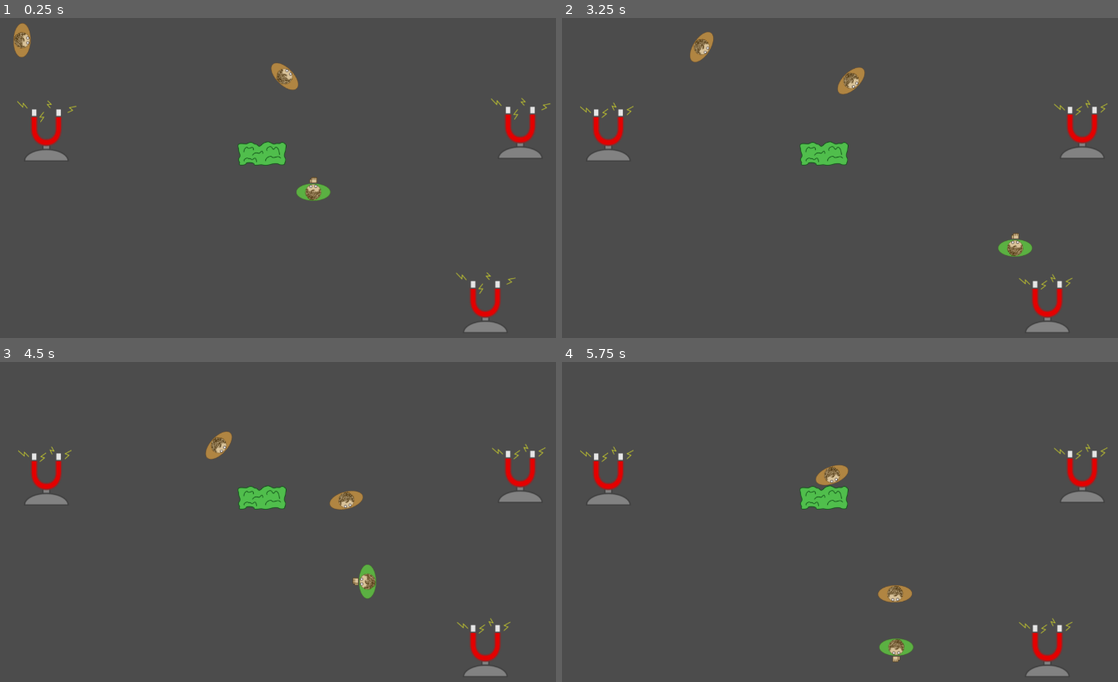
Above: before the commit, frames 1-4 (two rows, left to right).
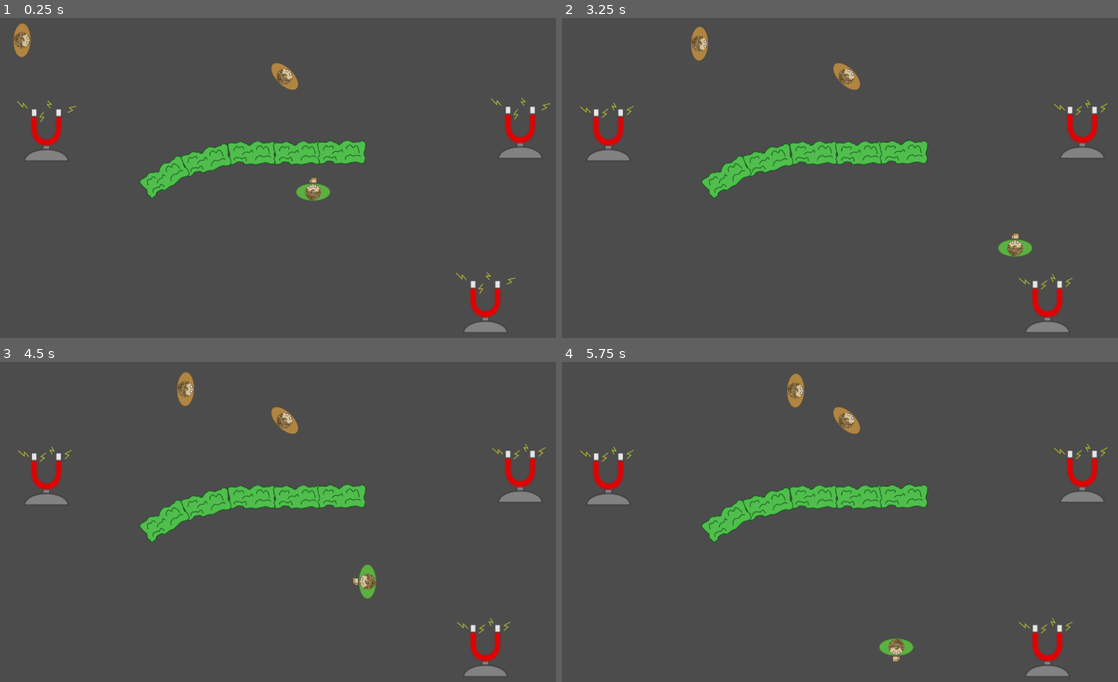
Above: after the commit, the same moments.

Repository: lmbarros/LD40-MetalFear
Game: Godot game, scene res://scenes/mainScene.tscn
Two runs of this game, one before a commit and one after it. Both use one fixed random seed, a clock stepped at 60 frames per second and the inputs below.
Inputs:
- Up to frame 1 (0.25 s): no input
- Up to frame 2 (3.25 s): hold Right (ui_right) 0.53-1.28 s; tap one key every 0.75 s from 0.6 s: Ctrl (attack) E (next_weapon) Page Down (prev_weapon) Ctrl (attack); hold Down (ui_down) 1.28-2.03 s; hold Right (ui_right) 2.03-2.78 s; hold Up (ui_up) from 2.78 s (still down)
- Up to frame 3 (4.5 s): release Up (ui_up) at 3.53 s; hold Left (ui_left) from 3.53 s (still down); tap E (next_weapon) at 3.6 s; tap Page Down (prev_weapon) at 4.35 s
- Up to frame 4 (5.75 s): release Left (ui_left) at 5.03 s; hold Down (ui_down) from 5.03 s (still down); tap Ctrl (attack) at 5.1 s

The runs differ from the first frame. In frame 1, 2.5% of the frame differs, in the area x 25-66%, y 38-57%; in frame 2, 3.1%; in frame 3, 3.3%; in frame 4, 3.5%, in the area x 25-66%, y 3-76%.

Commit message:
Use layers and masks for collision detection
This is smarter and cleaner!

Diff:
--- a/src/scenes/foes/henchman.tscn
+++ b/src/scenes/foes/henchman.tscn
@@ -57,10 +57,13 @@
 [node name="henchman" type="KinematicBody2D"]
 
 input_pickable = true
-collision_layer = 1
-collision_mask = 1
+collision_layer = 2
+collision_mask = 7
 collision/safe_margin = 0.08
 script = ExtResource( 1 )
+__meta__ = {
+"_edit_group_": true
+}
 health = 50.0
 speed = 150.0
 changeAttackModeInterval = 7.0
@@ -92,7 +95,6 @@
 
 [node name="vision" type="Node2D" parent="."]
 
-editor/display_folded = true
 visible = false
 
 [node name="v1" type="RayCast2D" parent="vision"]
@@ -101,7 +103,7 @@
 enabled = false
 exclude_parent = true
 cast_to = Vector2( 0, 1500 )
-collision_mask = 1
+collision_mask = 7
 
 [node name="v2" type="RayCast2D" parent="vision"]
 
@@ -109,7 +111,7 @@
 enabled = false
 exclude_parent = true
 cast_to = Vector2( 0, 1500 )
-collision_mask = 1
+collision_mask = 7
 
 [node name="v3" type="RayCast2D" parent="vision"]
 
@@ -117,7 +119,7 @@
 enabled = false
 exclude_parent = true
 cast_to = Vector2( 0, 1500 )
-collision_mask = 1
+collision_mask = 7
 
 [node name="v4" type="RayCast2D" parent="vision"]
 
@@ -125,7 +127,7 @@
 enabled = false
 exclude_parent = true
 cast_to = Vector2( 0, 1500 )
-collision_mask = 1
+collision_mask = 7
 
 [node name="v5" type="RayCast2D" parent="vision"]
 
@@ -133,7 +135,7 @@
 enabled = false
 exclude_parent = true
 cast_to = Vector2( 0, 1500 )
-collision_mask = 1
+collision_mask = 7
 
 [node name="v6" type="RayCast2D" parent="vision"]
 
@@ -141,7 +143,7 @@
 enabled = false
 exclude_parent = true
 cast_to = Vector2( 0, 1500 )
-collision_mask = 1
+collision_mask = 7
 
 [node name="v7" type="RayCast2D" parent="vision"]
 
@@ -149,39 +151,23 @@
 enabled = false
 exclude_parent = true
 cast_to = Vector2( 0, 1500 )
-collision_mask = 1
+collision_mask = 7
 
 [node name="v8" type="RayCast2D" parent="vision"]
-
-rotation = 2.26893
-enabled = false
-exclude_parent = true
-cast_to = Vector2( 0, 1500 )
-collision_mask = 1
-
-[node name="v9" type="RayCast2D" parent="vision"]
-
-rotation = 4.01426
-enabled = false
-exclude_parent = true
-cast_to = Vector2( 0, 1500 )
-collision_mask = 1
-
-[node name="v10" type="RayCast2D" parent="vision"]
 
 rotation = 3.05433
 enabled = false
 exclude_parent = true
 cast_to = Vector2( 0, 1500 )
-collision_mask = 1
+collision_mask = 7
 
-[node name="v11" type="RayCast2D" parent="vision"]
+[node name="v9" type="RayCast2D" parent="vision"]
 
 rotation = 3.22886
 enabled = false
 exclude_parent = true
 cast_to = Vector2( 0, 1500 )
-collision_mask = 1
+collision_mask = 7
 
 [node name="attackModeTimer" type="Timer" parent="."]
 
@@ -196,3 +182,12 @@
 wait_time = 1.0
 one_shot = true
 autostart = false
+
+[node name="shotRayCast" type="RayCast2D" parent="."]
+
+visible = false
+rotation = 3.14159
+enabled = false
+exclude_parent = true
+cast_to = Vector2( 0, 1500 )
+collision_mask = 5
--- a/src/scenes/mainScene.tscn
+++ b/src/scenes/mainScene.tscn
@@ -14,7 +14,6 @@
 editor/display_folded = true
 position = Vector2( 101.266, 78.0844 )
 rotation = 3.14159
-changeAttackModeInterval = 7.0
 shootInterval = 2.0
 
 [node name="patrol" type="Node" parent="henchman1"]
@@ -49,7 +48,6 @@
 
 position = Vector2( 631.634, 148.938 )
 rotation = 0.785398
-changeAttackModeInterval = 7.0
 shootInterval = 1.0
 
 [node name="magnet" parent="." instance=ExtResource( 3 )]
@@ -69,4 +67,22 @@
 
 [node name="bush" parent="." instance=ExtResource( 4 )]
 
-position = Vector2( 587.329, 299.679 )
+position = Vector2( 567.734, 298.172 )
+
+[node name="bush2" parent="." instance=ExtResource( 4 )]
+
+position = Vector2( 478.801, 311.738 )
+rotation = -0.258492
+
+[node name="bush3" parent="." instance=ExtResource( 4 )]
+
+position = Vector2( 656.667, 298.172 )
+
+[node name="bush4" parent="." instance=ExtResource( 4 )]
+
+position = Vector2( 742.585, 296.664 )
+
+[node name="bush5" parent="." instance=ExtResource( 4 )]
+
+position = Vector2( 397.404, 344.899 )
+rotation = -0.556717
--- a/src/scenes/obstacles/bush.tscn
+++ b/src/scenes/obstacles/bush.tscn
@@ -10,8 +10,8 @@
 [node name="bush" type="StaticBody2D"]
 
 input_pickable = false
-collision_layer = 1
-collision_mask = 1
+collision_layer = 4
+collision_mask = 3
 constant_linear_velocity = Vector2( 0, 0 )
 constant_angular_velocity = 0.0
 friction = 1.0
--- a/src/scenes/player.gd
+++ b/src/scenes/player.gd
@@ -17,14 +17,6 @@
 
 func currWeapon():
 	return arsenal[weaponIndex]
-
-func _ready():
-	# Don't shoot yourself (in the foot or otherwise)
-	# (Why doesn't "ignore parent" work here?)
-	$shotRayCast.add_exception(Player)
-	$meleeRayCast1.add_exception(Player)
-	$meleeRayCast2.add_exception(Player)
-	$meleeRayCast3.add_exception(Player)
 
 func nextWeapon():
 	weaponIndex += 1
--- a/src/scenes/player.tscn
+++ b/src/scenes/player.tscn
@@ -36,12 +36,15 @@
 
 [node name="player" type="KinematicBody2D"]
 
-position = Vector2( 681.811, 369.248 )
+position = Vector2( 681.547, 369.248 )
 input_pickable = true
 collision_layer = 1
 collision_mask = 1
 collision/safe_margin = 0.08
 script = ExtResource( 1 )
+__meta__ = {
+"_edit_group_": true
+}
 
 [node name="sprite" type="AnimatedSprite" parent="."]
 
@@ -67,7 +70,7 @@
 enabled = false
 exclude_parent = true
 cast_to = Vector2( 0, 1300 )
-collision_mask = 1
+collision_mask = 6
 
 [node name="meleeRayCast1" type="RayCast2D" parent="."]
 
@@ -76,7 +79,7 @@
 enabled = false
 exclude_parent = true
 cast_to = Vector2( 0, 25 )
-collision_mask = 1
+collision_mask = 6
 
 [node name="meleeRayCast2" type="RayCast2D" parent="."]
 
@@ -85,7 +88,7 @@
 enabled = false
 exclude_parent = true
 cast_to = Vector2( 0, 25 )
-collision_mask = 1
+collision_mask = 6
 
 [node name="meleeRayCast3" type="RayCast2D" parent="."]
 
@@ -94,4 +97,4 @@
 enabled = false
 exclude_parent = true
 cast_to = Vector2( 0, 25 )
-collision_mask = 1
+collision_mask = 6
--- a/src/scenes/stuff/magnet.tscn
+++ b/src/scenes/stuff/magnet.tscn
@@ -21,8 +21,8 @@
 [node name="magnet" type="KinematicBody2D"]
 
 input_pickable = false
-collision_layer = 1
-collision_mask = 1
+collision_layer = 4
+collision_mask = 3
 collision/safe_margin = 0.001
 script = ExtResource( 1 )
 strength = 0.5
--- a/src/scripts/foe.gd
+++ b/src/scripts/foe.gd
@@ -167,6 +167,8 @@
 # Vision
 # ------------------------------------------------------------------------------
 func initVision():
+	# I want enemies to block the vision of other enemies, so I cannot simply
+	# set the ray cast mask to ignore enemies.
 	for i in range($vision.get_child_count()):
 		var rayCast = $vision.get_child(i)
 		rayCast.add_exception(self)
Not shown, changed: README.md
